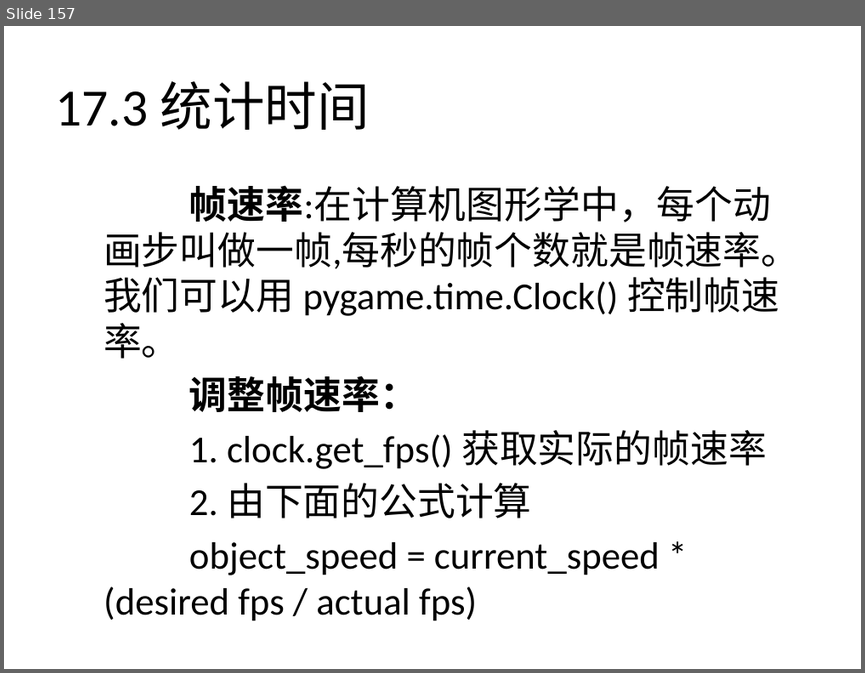
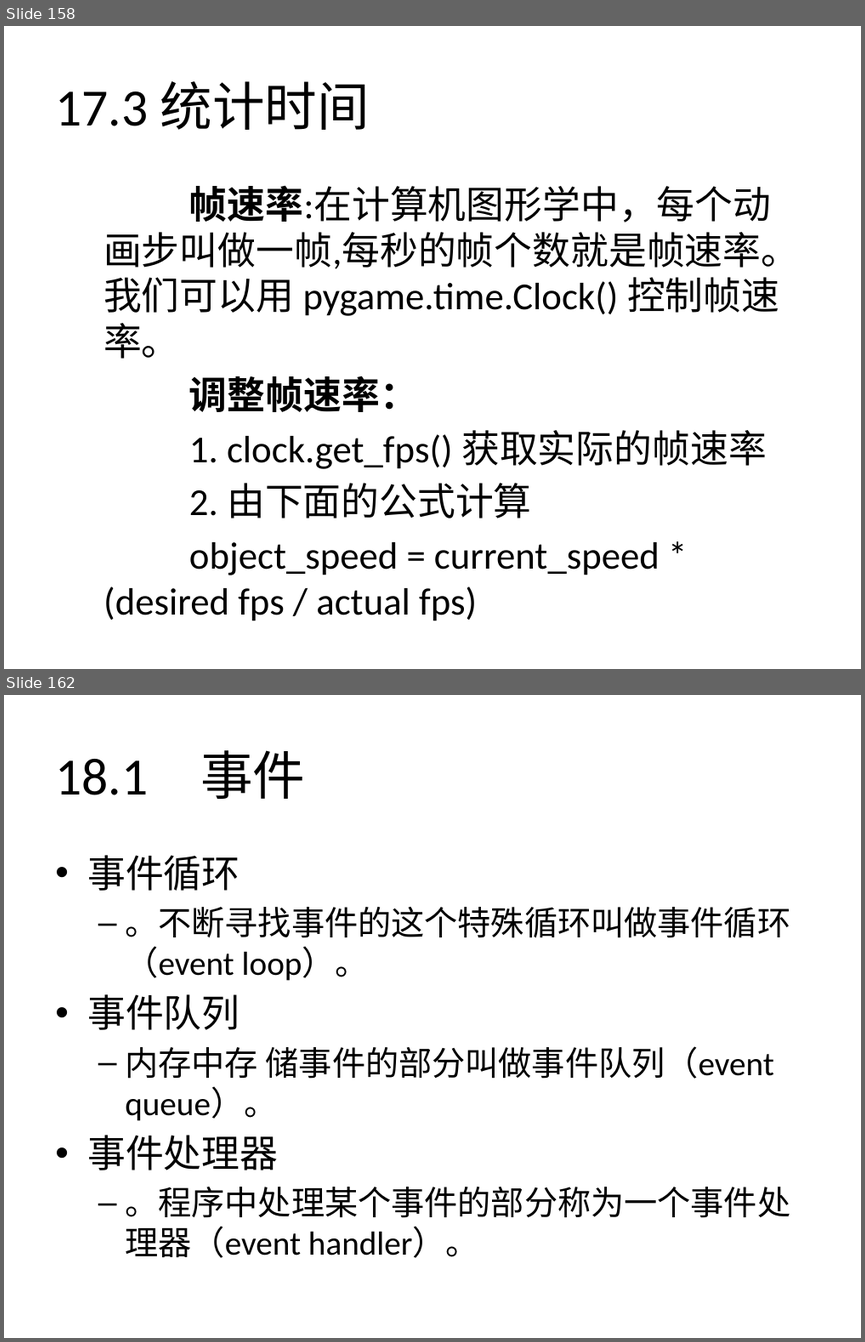
Before and after one commit to zhinan18/Python3, a slide deck: readme/Python3.pptx. Shown one above the other, each under a label of ours: slide 157 before the commit, slides 158 and 162 after it; the slides between them are not shown. The pictures are 865x673 and 865x1342 pixels, drawn with LibreOffice and Linux fonts; fonts in the diff are those of the drawing. Boxes give left, top, right and bottom in pixels: in the first picture for what was removed or moved away, otherwise in the second. Text is boxed around its words. In the diff, an @@ line names an element or a change of style, - is before the commit and + after.

```diff
--- a/readme/Python3.pptx
+++ b/readme/Python3.pptx
@@ slide 162 added at [4,695,861,1338], background #FFFFFF @@
@@ title added at [55,750,305,799], 44 pt, text #000000 @@
+18.1 事件
@@ text added at [87,855,790,1258], 28 pt, text #000000 @@
+• 事件循环
+  – 。不断寻找事件的这个特殊循环叫做事件循环（event loop）。
+• 事件队列
+  – 内存中存 储事件的部分叫做事件队列（event queue）。
+• 事件处理器
+  – 。程序中处理某个事件的部分称为一个事件处理器（event handler）。
@@ what was slide 157 is now slide 158 @@
```
Also in this commit, not shown: 2 slides changed, 9 other slides added, 7 other files.
